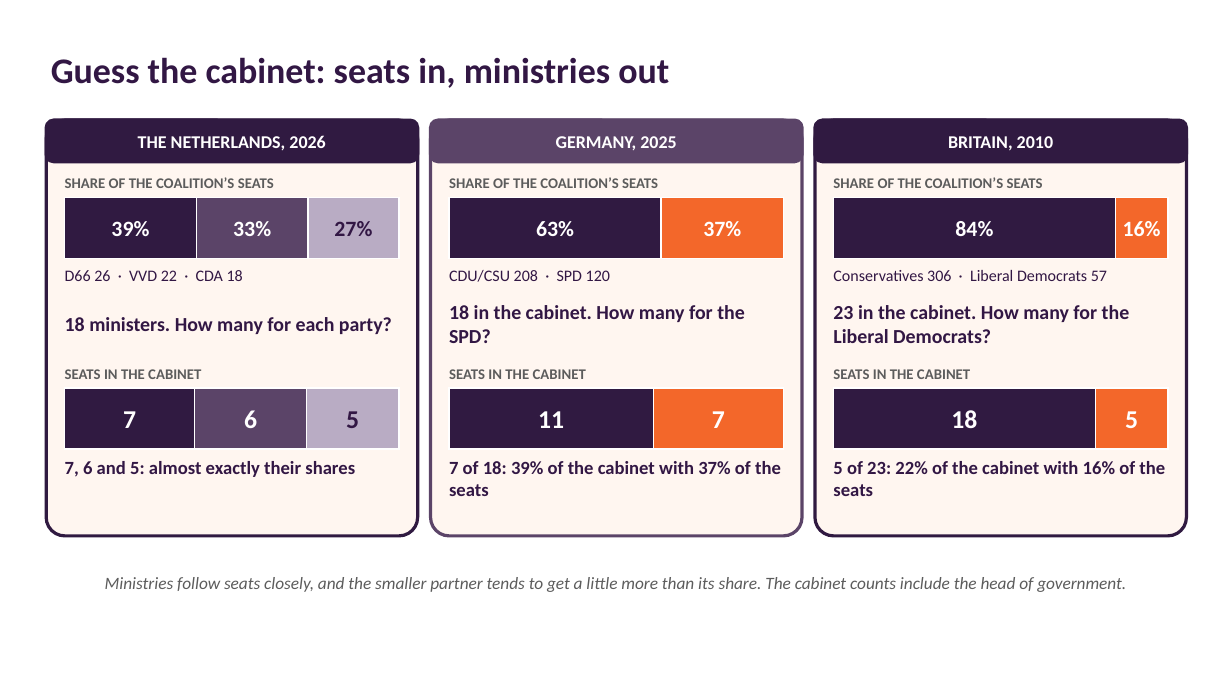
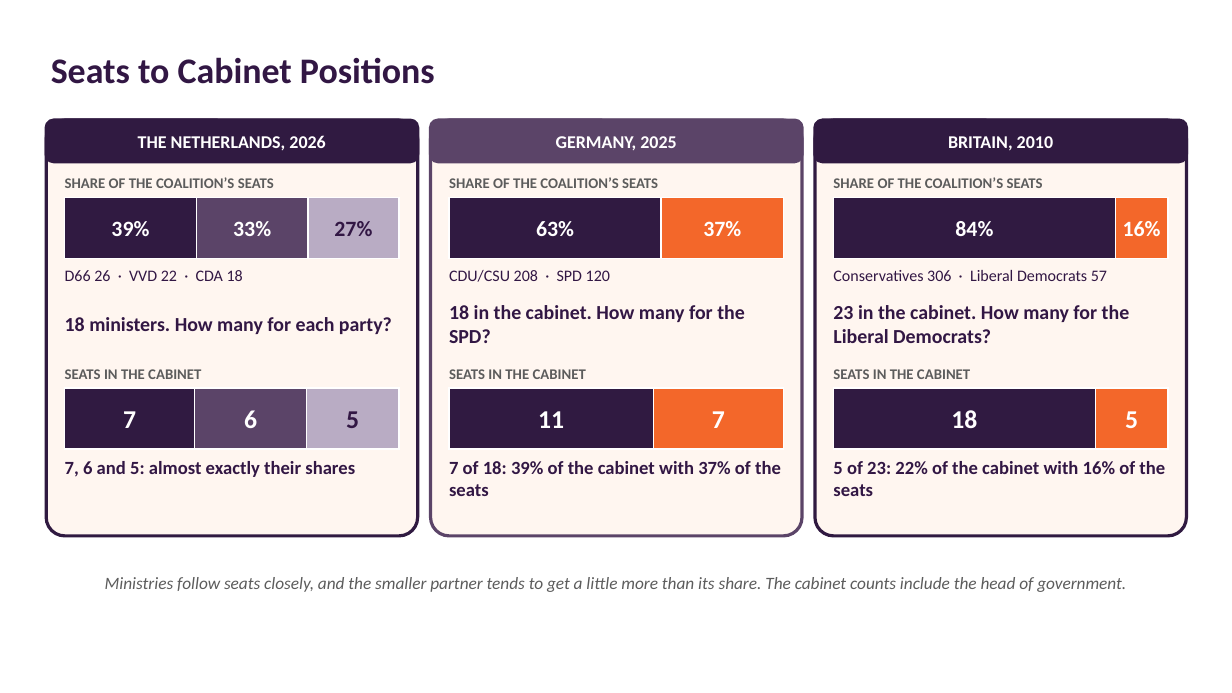
Before and after one commit to Will-Horne/will-horne.github.io, a slide deck: slide 11 of posc-3710/2026-10-28-how-governments-form.pptx. Drawn at 1232x693 pixels with LibreOffice and Linux fonts; fonts in the diff are those of the drawing; background and template pictures are left out. Boxes give left, top, right and bottom in pixels: in the first picture for what was removed or moved away, otherwise in the second. Text is boxed around its words. In the diff, an @@ line names an element or a change of style, - is before the commit and + after.

```diff
--- a/posc-3710/2026-10-28-how-governments-form.pptx
+++ b/posc-3710/2026-10-28-how-governments-form.pptx
@@ text at [51,57,435,84]: text changed @@
-Guess the cabinet: seats in, ministries out
+Seats to Cabinet Positions
```
Also in this commit, not shown: 5 other slides changed, 3 slides added, 2 slides removed, 4 other files.
